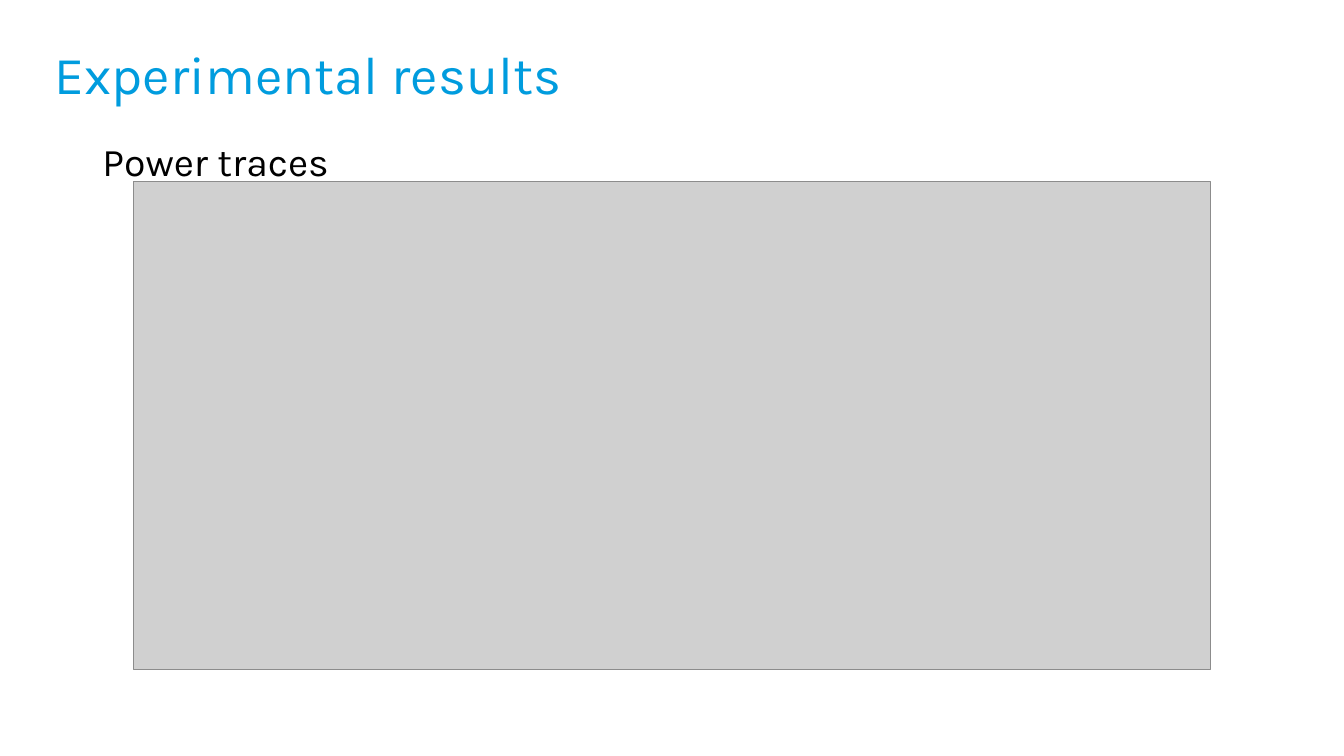
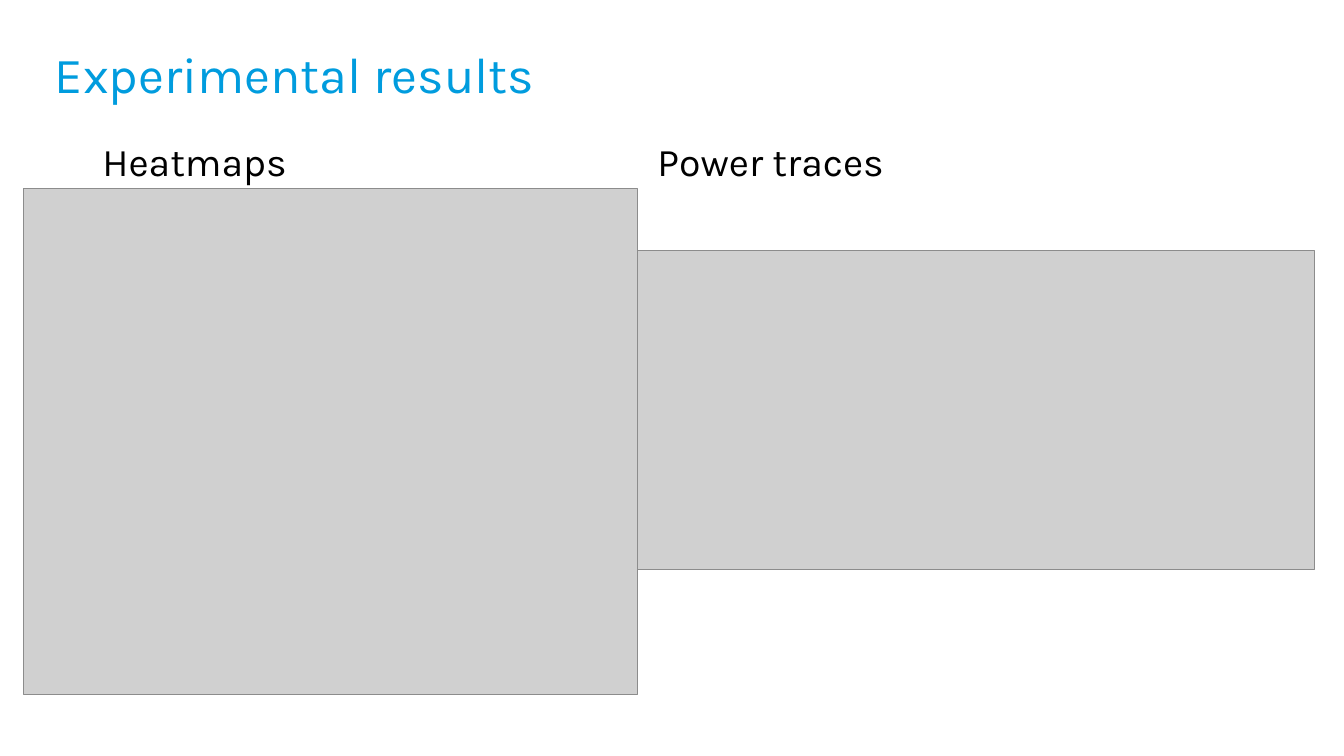
Before and after one commit to chirain1206/CSE530_final_project, a slide deck: slide 3 of presentation.pptx (slide 6 before the commit). Drawn at 1344x756 pixels with LibreOffice and Linux fonts; fonts in the diff are those of the drawing; grey boxes stand for pictures; background and template pictures are left out. Boxes give left, top, right and bottom in pixels: in the first picture for what was removed or moved away, otherwise in the second. Text is boxed around its words. In the diff, an @@ line names an element or a change of style, - is before the commit and + after.

```diff
--- a/presentation.pptx
+++ b/presentation.pptx
@@ title "Experimental results" at box(55, 58, 535, 105): size 38 to 36 pt @@
@@ text "Power traces" rewrapped from box(102, 151, 328, 186) to box(657, 151, 883, 177) @@
@@ text added at box(102, 151, 286, 186), 28 pt, text #000000 @@
+Heatmaps
@@ picture added at box(24, 189, 638, 695) @@
@@ picture removed at box(134, 181, 1211, 669) @@
@@ picture added at box(637, 251, 1314, 570) @@
```
Also in this commit, not shown: 1 other slide changed, 4 slides removed.
